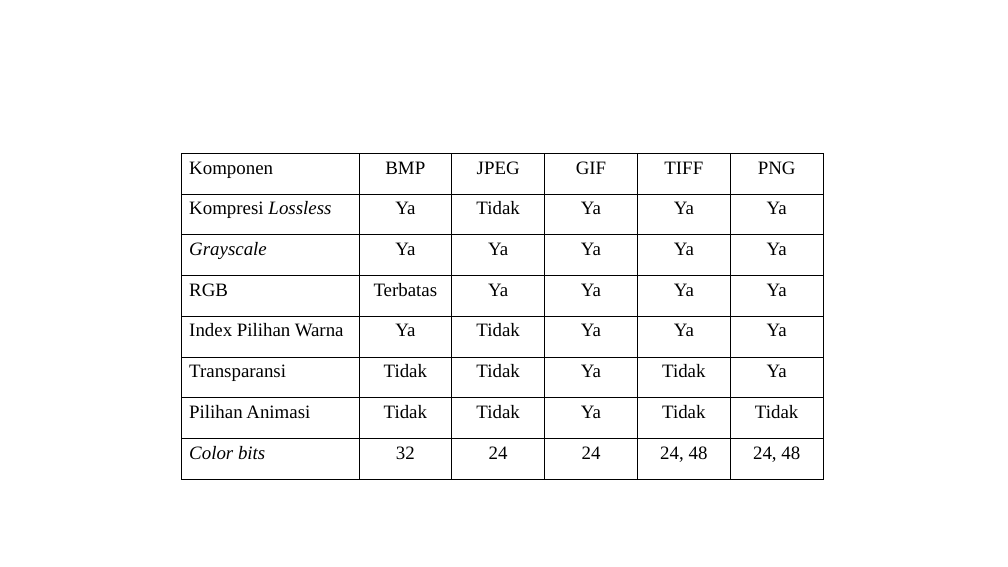
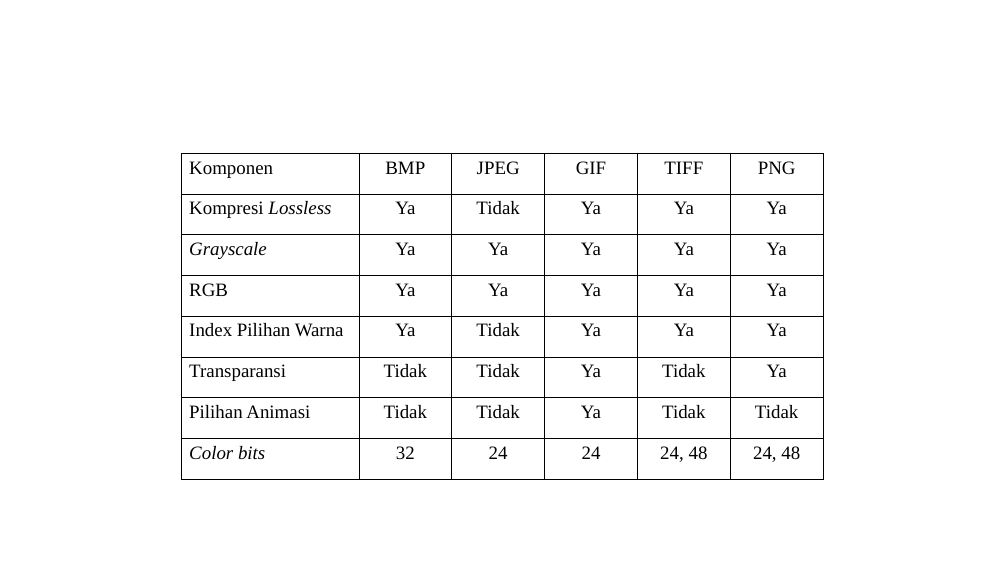
Before and after one commit to ameliapriliani23/Skripsweet, a slide deck: slide 1 of Ms. Office/table perbedaan.pptx. Drawn at 1008x567 pixels with LibreOffice and Linux fonts; fonts in the diff are those of the drawing. Boxes give left, top, right and bottom in pixels: in the first picture for what was removed or moved away, otherwise in the second. Text is boxed around its words. In the diff, an @@ line names an element or a change of style, - is before the commit and + after.

```diff
--- a/Ms. Office/table perbedaan.pptx
+++ b/Ms. Office/table perbedaan.pptx
@@ table at bbox=[181, 154, 824, 479] @@
-row 4, column 2: Terbatas
+row 4, column 2: Ya
```
Also in this commit, not shown: 1 slide added, 9 other files.
